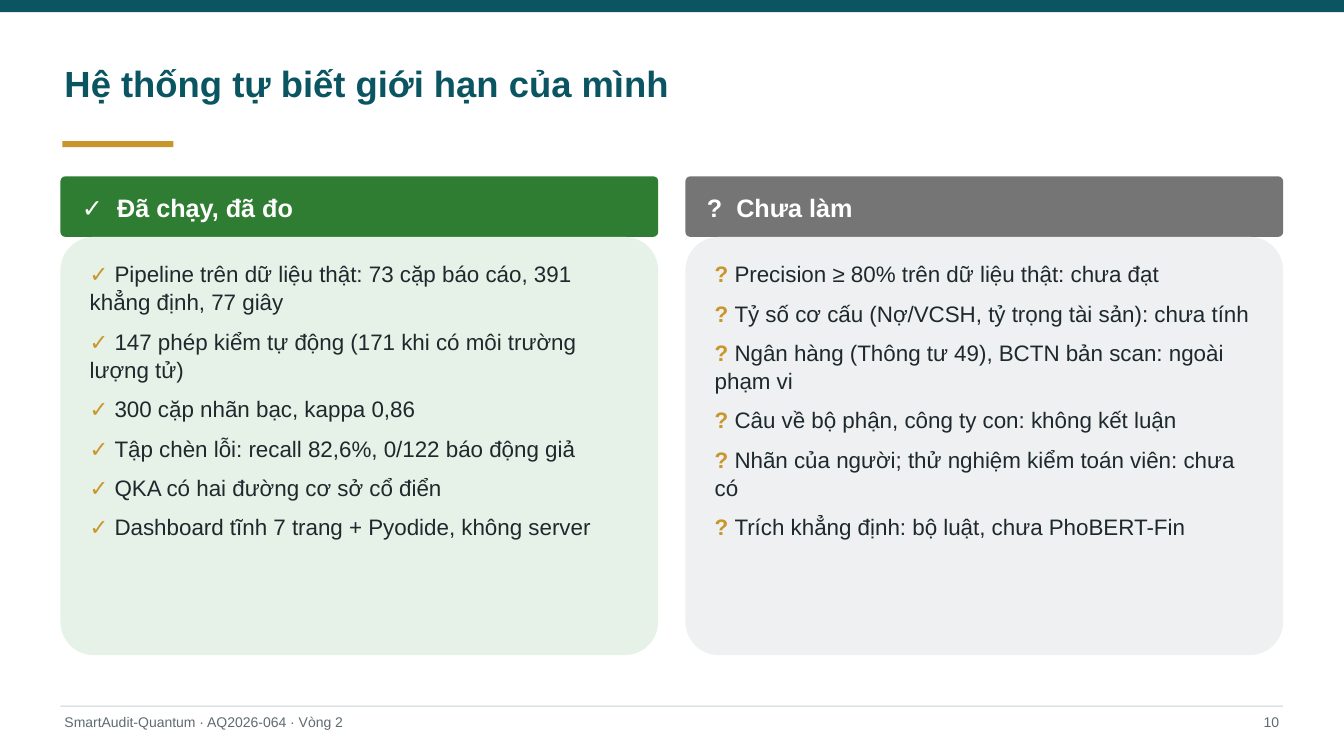
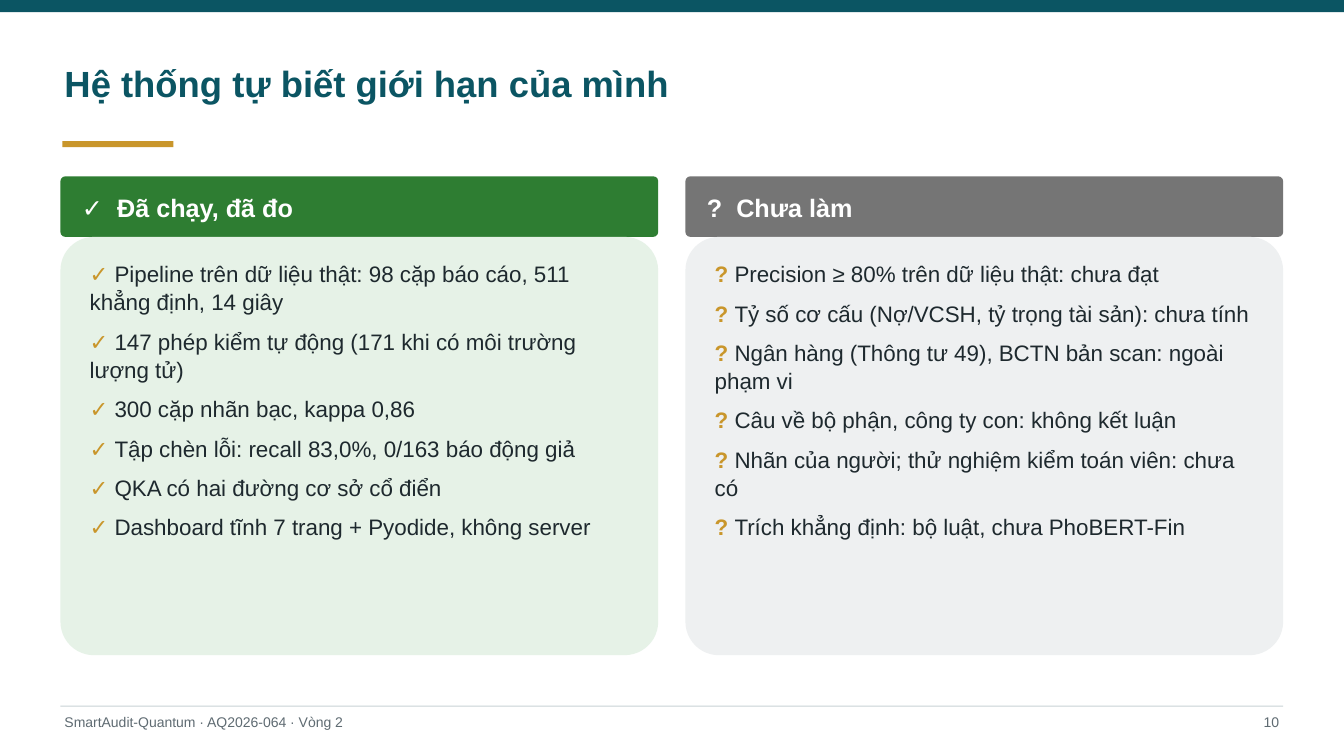
Before and after one commit to hungnv-2811/aiquantum, a slide deck: slide 10 of deliverables/AQ2026-R2-AQ2026-064-Slide.pptx. Drawn at 1344x756 pixels with LibreOffice and Linux fonts; fonts in the diff are those of the drawing. Boxes give left, top, right and bottom in pixels: in the first picture for what was removed or moved away, otherwise in the second. Text is boxed around its words. In the diff, an @@ line names an element or a change of style, - is before the commit and + after.

```diff
--- a/deliverables/AQ2026-R2-AQ2026-064-Slide.pptx
+++ b/deliverables/AQ2026-R2-AQ2026-064-Slide.pptx
@@ text at (x1=90, y1=265, x2=570, y2=315): text changed @@
-✓ Pipeline trên dữ liệu thật: 73 cặp báo cáo, 391 khẳng định, 77 giây
+✓ Pipeline trên dữ liệu thật: 98 cặp báo cáo, 511 khẳng định, 14 giây
@@ text at (x1=115, y1=439, x2=575, y2=462): text changed @@
-✓ Tập chèn lỗi: recall 82,6%, 0/122 báo động giả
+✓ Tập chèn lỗi: recall 83,0%, 0/163 báo động giả
```
Also in this commit, not shown: 6 other slides changed, 29 other files.
